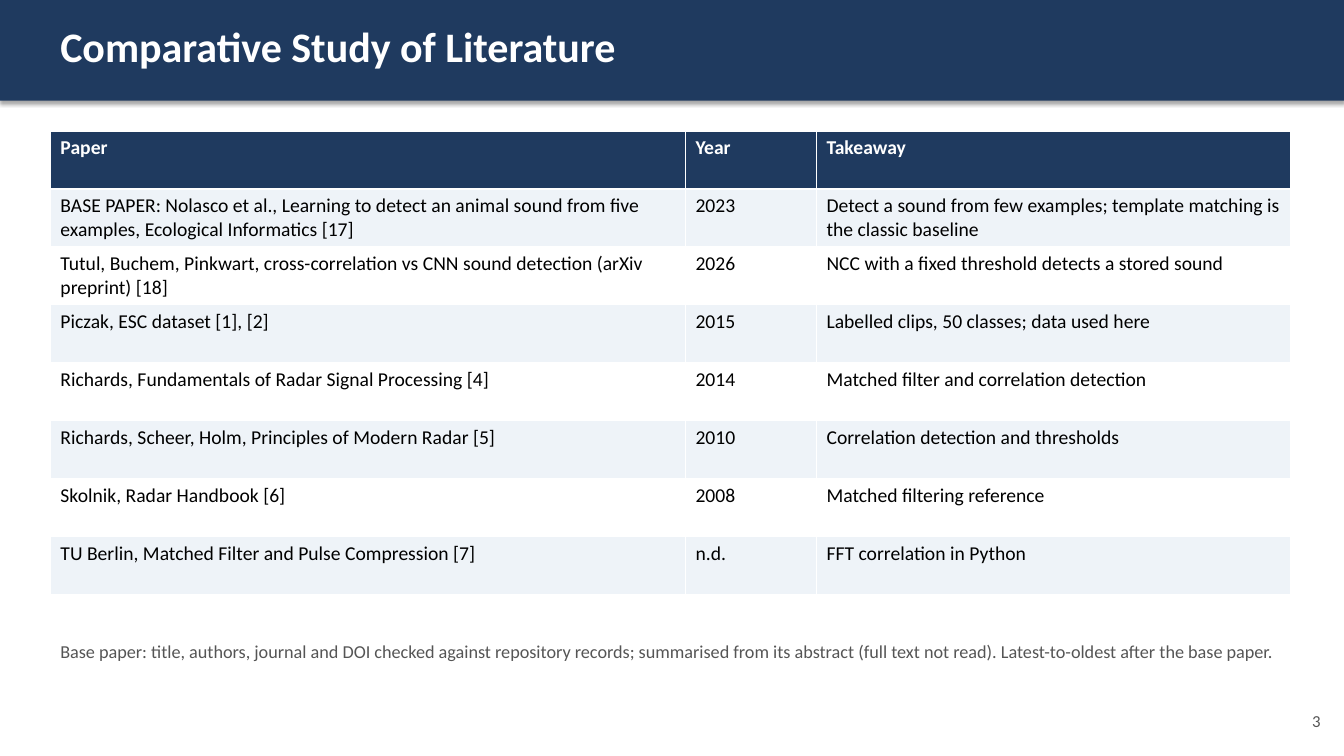
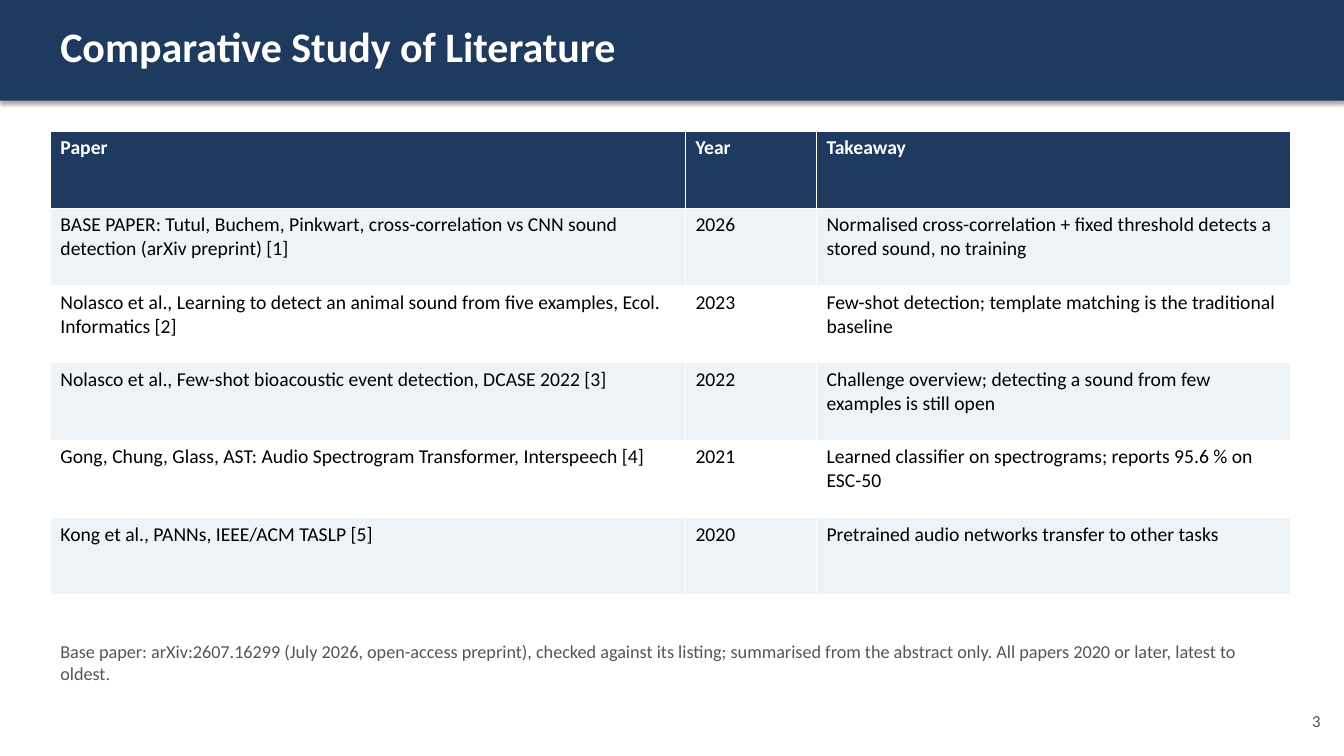
Before and after one commit to Zion-Naranje/matched-filter-pulse-detector, a slide deck: slide 3 of esc50_matching/docs/presentation.pptx. Drawn at 1344x756 pixels with LibreOffice and Linux fonts; fonts in the diff are those of the drawing. Boxes give left, top, right and bottom in pixels: in the first picture for what was removed or moved away, otherwise in the second. Text is boxed around its words. In the diff, an @@ line names an element or a change of style, - is before the commit and + after.

```diff
--- a/esc50_matching/docs/presentation.pptx
+++ b/esc50_matching/docs/presentation.pptx
@@ table at bbox=[50, 131, 1291, 595] @@
-row 2: BASE PAPER: Nolasco et al., Learning to detect an animal sound from five examples, Ecological Informatics [17] | 2023 | Detect a sound from few examples; template matching is the classic baseline
-row 3: Tutul, Buchem, Pinkwart, cross-correlation vs CNN sound detection (arXiv preprint) [18] | 2026 | NCC with a fixed threshold detects a stored sound
-row 4: Piczak, ESC dataset [1], [2] | 2015 | Labelled clips, 50 classes; data used here
-row 5: Richards, Fundamentals of Radar Signal Processing [4] | 2014 | Matched filter and correlation detection
-row 6: Richards, Scheer, Holm, Principles of Modern Radar [5] | 2010 | Correlation detection and thresholds
-row 7: Skolnik, Radar Handbook [6] | 2008 | Matched filtering reference
-row 8: TU Berlin, Matched Filter and Pulse Compression [7] | n.d. | FFT correlation in Python
+row 2: BASE PAPER: Tutul, Buchem, Pinkwart, cross-correlation vs CNN sound detection (arXiv preprint) [1] | 2026 | Normalised cross-correlation + fixed threshold detects a stored sound, no training
+row 3: Nolasco et al., Learning to detect an animal sound from five examples, Ecol. Informatics [2] | 2023 | Few-shot detection; template matching is the traditional baseline
+row 4: Nolasco et al., Few-shot bioacoustic event detection, DCASE 2022 [3] | 2022 | Challenge overview; detecting a sound from few examples is still open
+row 5: Gong, Chung, Glass, AST: Audio Spectrogram Transformer, Interspeech [4] | 2021 | Learned classifier on spectrograms; reports 95.6 % on ESC-50
+row 6: Kong et al., PANNs, IEEE/ACM TASLP [5] | 2020 | Pretrained audio networks transfer to other tasks
@@ text at bbox=[60, 645, 1236, 680]: text changed @@
-Base paper: title, authors, journal and DOI checked against repository records; summarised from its abstract (full text not read). Latest-to-oldest after the base paper.
+Base paper: arXiv:2607.16299 (July 2026, open-access preprint), checked against its listing; summarised from the abstract only. All papers 2020 or later, latest to oldest.
```
Also in this commit, not shown: 3 other slides changed, 4 other files.
